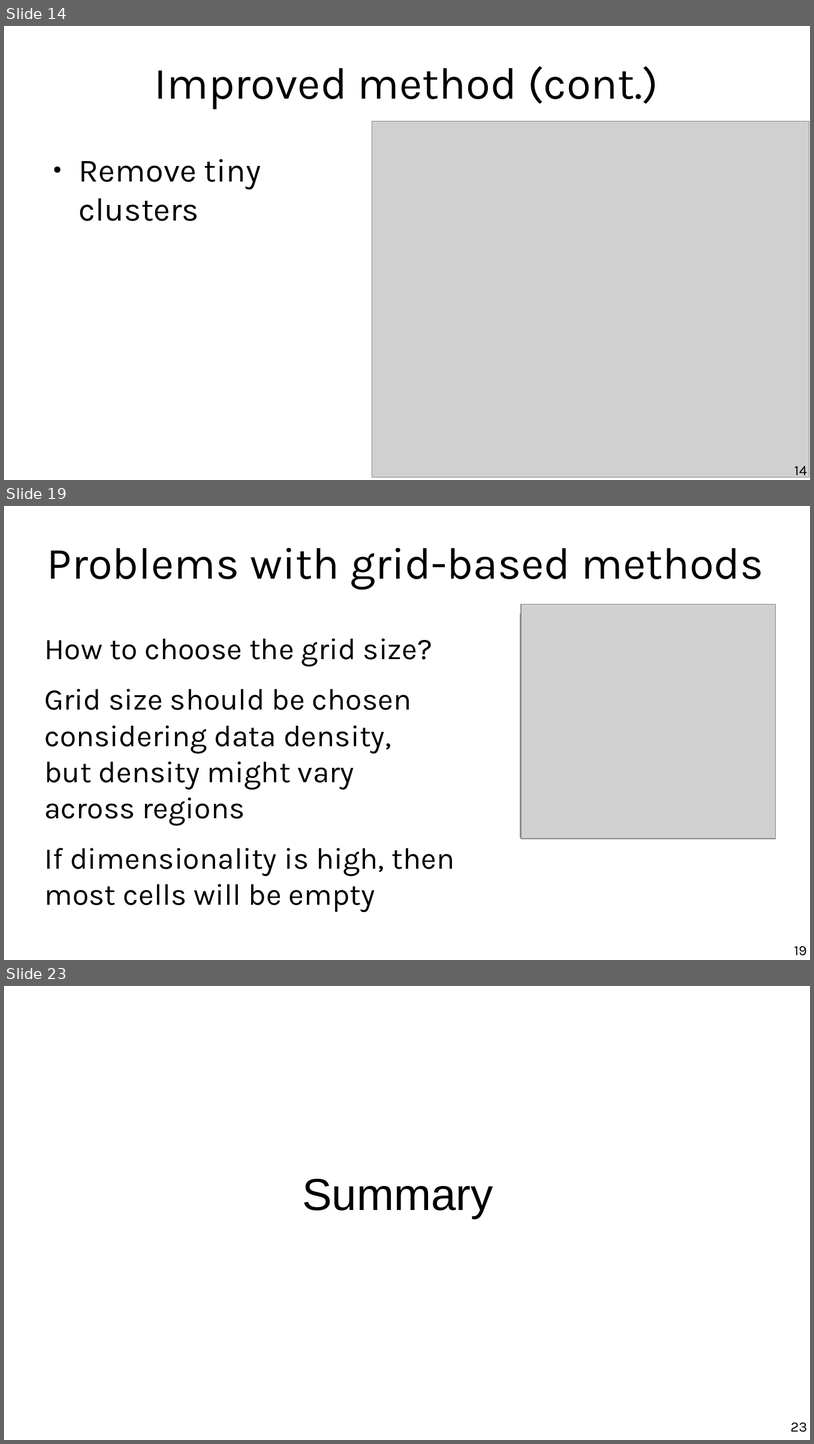
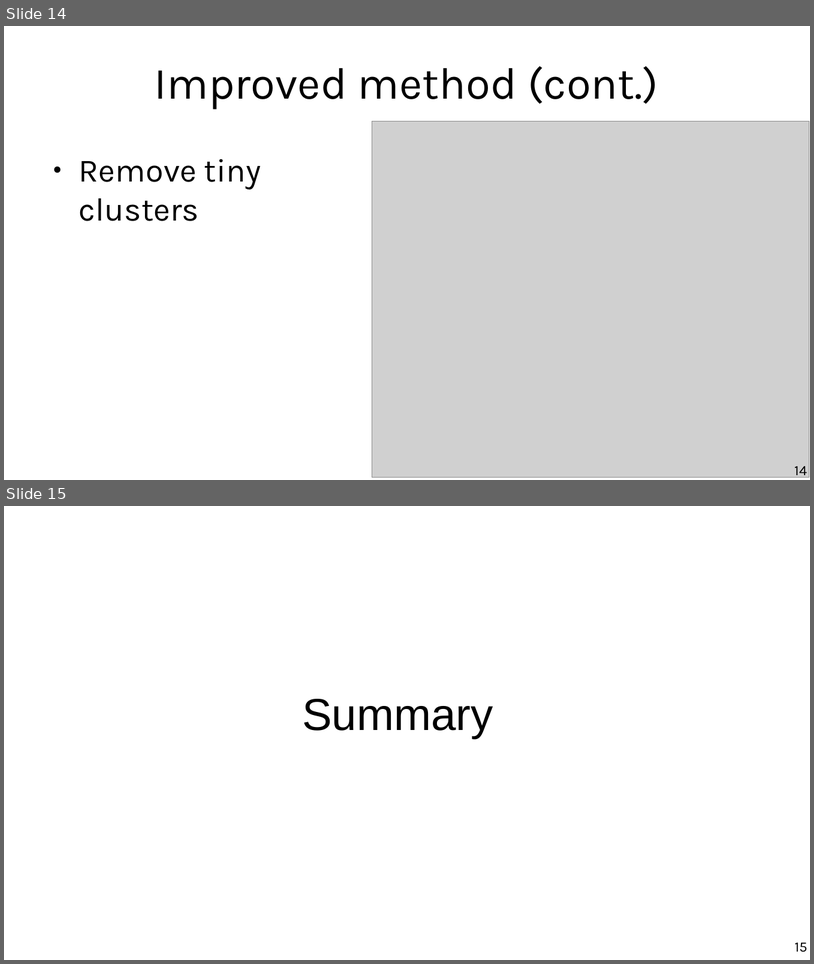
Before and after one commit to marco-calautti/data-mining-course, a slide deck: theory/odp/tt20_outliers_probability_density.odp. Shown one above the other, each under a label of ours: slides 14, 19 and 23 before the commit, slides 14 and 15 after it; the slides between them are not shown. The pictures are 814x1444 and 814x964 pixels, drawn with LibreOffice and Linux fonts; fonts in the diff are those of the drawing; grey boxes stand for pictures. Boxes give left, top, right and bottom in pixels: in the first picture for what was removed or moved away, otherwise in the second. Text is boxed around its words. In the diff, an @@ line names an element or a change of style, - is before the commit and + after.

```diff
--- a/theory/odp/tt20_outliers_probability_density.odp
+++ b/theory/odp/tt20_outliers_probability_density.odp
@@ slide 19 removed at [4,506,810,960], background #FFFFFF @@
@@ title removed at [47,547,764,589] @@
-Problems with grid-based methods
@@ picture removed at [521,613,771,837] @@
@@ picture removed at [521,604,776,838] @@
@@ text removed at [44,638,455,912] @@
-How to choose the grid size?
-Grid size should be chosen
-considering data density,
-but density might vary
-across regions
-If dimensionality is high, then
-most cells will be empty
@@ page number removed at [794,946,807,955] @@
-19
@@ what was slide 23 is now slide 15 @@
@@ page number at [795,942,807,952]: text changed @@
-23
+15
```
Also in this commit, not shown: 4 slides changed, 7 other slides removed, 2 other files.
